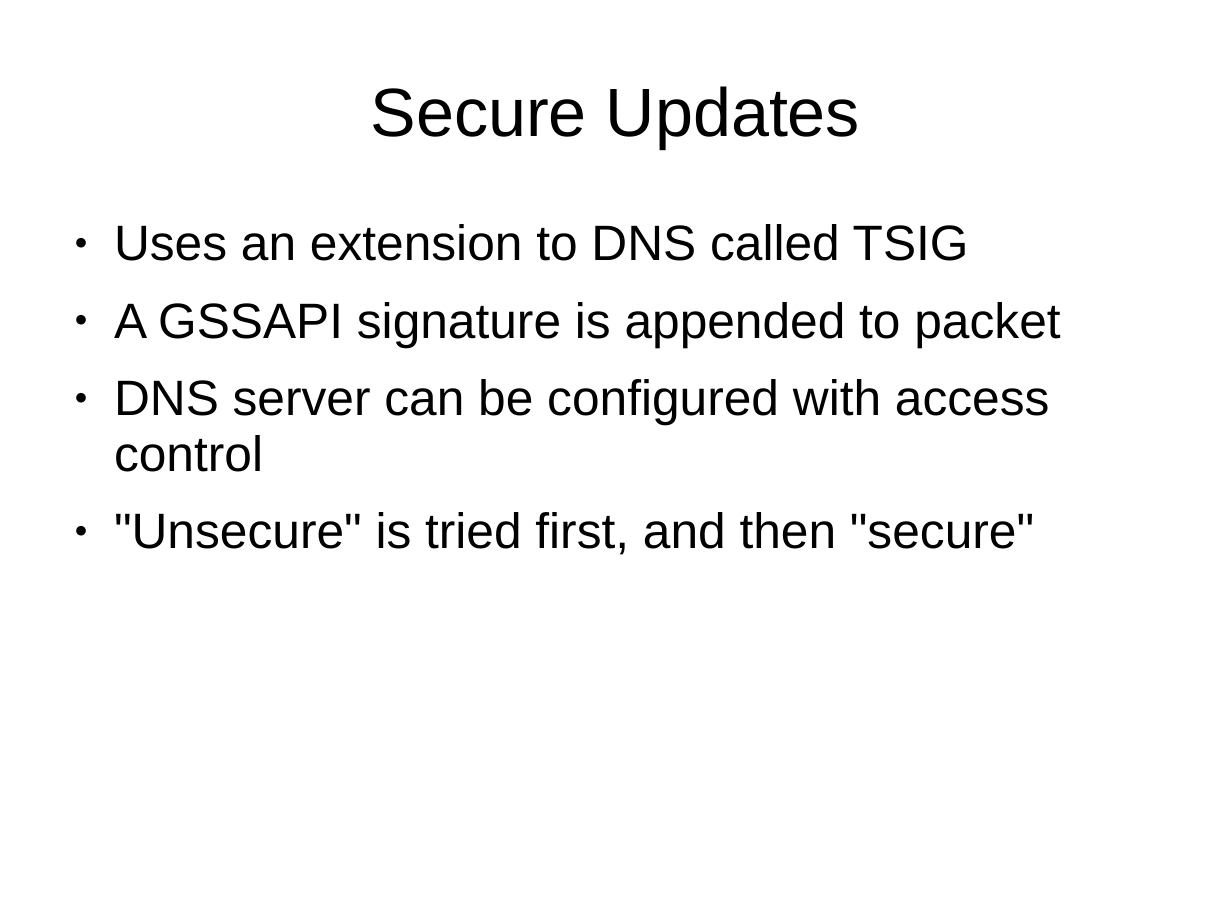
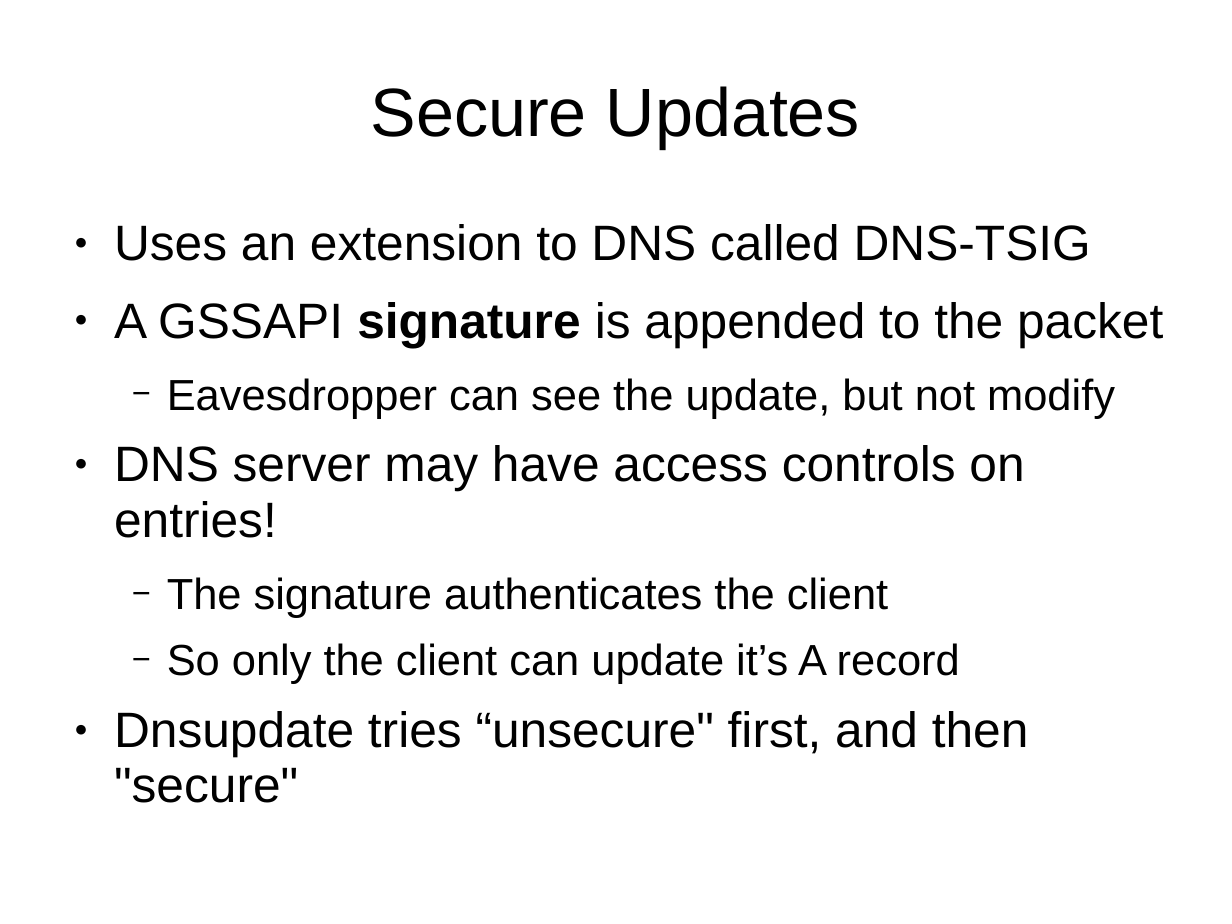
Before and after one commit to OneIdentity/dnsupdate, a slide deck: slide 11 of training.ppt (slide 10 before the commit). Drawn at 1232x924 pixels with LibreOffice and Linux fonts; fonts in the diff are those of the drawing. Boxes give left, top, right and bottom in pixels: in the first picture for what was removed or moved away, otherwise in the second. Text is boxed around its words. In the diff, an @@ line names an element or a change of style, - is before the commit and + after.

```diff
--- a/training.ppt
+++ b/training.ppt
@@ text at [114, 224, 1163, 803]: text changed @@
-● Uses an extension to DNS called TSIG
-● A GSSAPI signature is appended to packet
-● DNS server can be configured with access control
-● "Unsecure" is tried first, and then "secure"
+● Uses an extension to DNS called DNS-TSIG
+● A GSSAPI signature is appended to the packet
+  − Eavesdropper can see the update, but not modify
+● DNS server may have access controls on entries!
+  − The signature authenticates the client
+  − So only the client can update it’s A record
+● Dnsupdate tries “unsecure" first, and then "secure"
```
Also in this commit, not shown: 19 other slides changed, 6 slides added.
